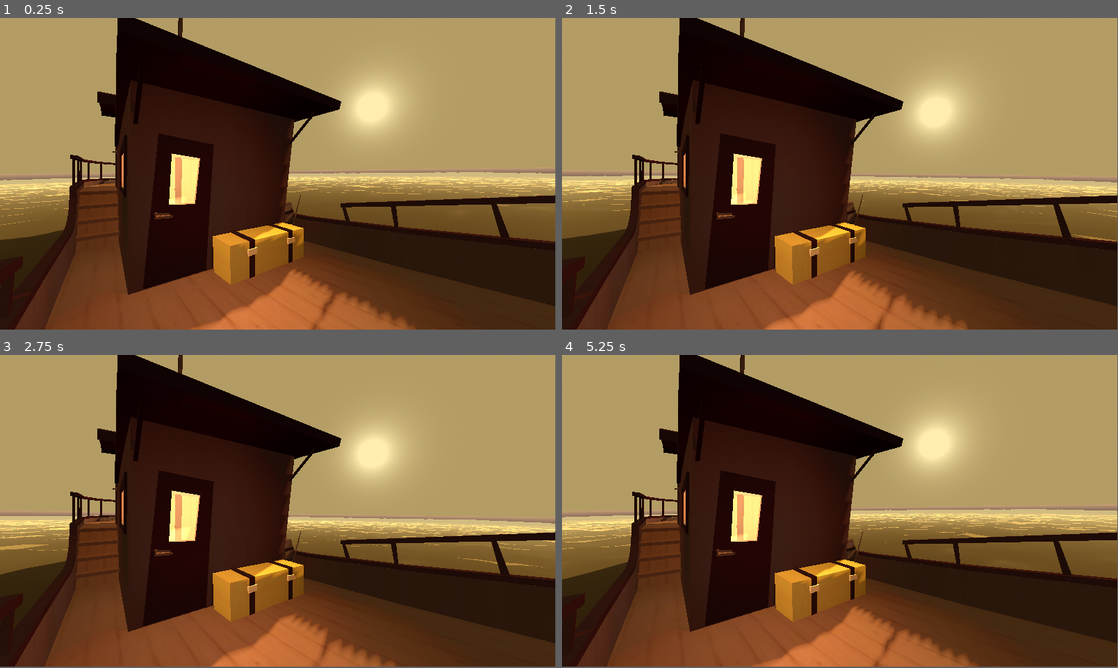
Above: before the commit, frames 1-4 (two rows, left to right).
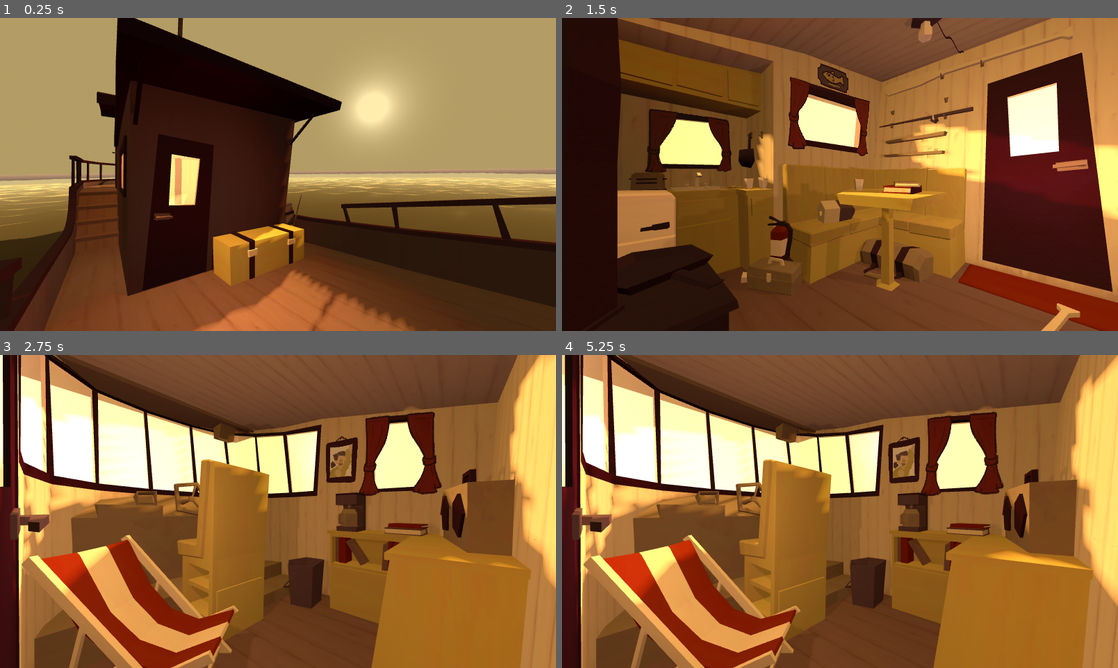
Above: after the commit, the same moments.

Repository: AlexSabetti/Dangling_Pointers_Hidden_Object_Game_
Game: Godot game, scene res://Scenes/Levels/level_1.tscn
Two runs of this game, one before a commit and one after it. Both use one fixed random seed, a clock stepped at 60 frames per second and the inputs below. Before the commit the project has no main scene; this scene is started directly in both runs.
Inputs (mouse positions are in pixels of both pictures, inside the frame that each line leads up to):
- Up to frame 1 (0.25 s): no input
- Up to frame 2 (1.5 s): move the mouse to (962, 158) at 0.52 s; hold 1 (num_1, bound only after the commit) 0.53-1.28 s; click (962, 158) at 0.67 s; tap 2 (num_2, bound only after the commit) at 0.8, 1.35 s; move the mouse to (728, 190) at 1.27 s; click (728, 190) at 1.42 s
- Up to frame 3 (2.75 s): tap 3 (num_3, bound only after the commit) at 1.55 s; move the mouse to (333, 442) at 2.02 s; hold 3 (num_3, bound only after the commit) from 2.03 s (still down); click (333, 442) at 2.17 s; tap 4 (num_4, bound only after the commit) at 2.3 s
- Up to frame 4 (5.25 s): move the mouse to (812, 574) at 2.77 s; release 3 (num_3, bound only after the commit) at 2.78 s; tap 4 (num_4, bound only after the commit) at 2.85 s; click (812, 574) at 2.92 s; tap 1 (num_1, bound only after the commit) at 3.05 s; move the mouse to (1006, 558) at 3.52 s; hold 1 (num_1, bound only after the commit) 3.53-4.28 s; click (1006, 558) at 3.67 s; tap 2 (num_2, bound only after the commit) at 3.8, 4.35 s; move the mouse to (673, 464) at 4.27 s; click (673, 464) at 4.42 s; tap 3 (num_3, bound only after the commit) at 4.55 s; move the mouse to (867, 511) at 5.02 s; hold 3 (num_3, bound only after the commit) from 5.03 s (still down); click (867, 511) at 5.17 s
In our replay, the window is 799x449 before the commit and 800x451 after it. These sizes can differ from the game's own. Grey fills any space a smaller window leaves; there, only what the larger window draws over its background counts as a difference.

The runs differ from the first frame. In frame 1, 4.0% of the frame differs, in the area x 0-100%, y 0-100%; in frame 2, 91%; in frame 3, 93%; in frame 4, 93%.
Error before the commit: Parse Error: Identifier "Global" not declared in the current scope. (res://Scripts/camera_controller.gd:30)

Commit message:
Update project.godot
update

Diff:
--- a/project.godot
+++ b/project.godot
@@ -10,13 +10,60 @@
 
 [application]
 
-config/name="Dangling_Pointers_Hidden_Object_Game"
-config/features=PackedStringArray("4.2", "Forward Plus")
-config/icon="res://icon.svg"
+config/name="HiddenObjectGame1_a1"
+run/main_scene="res://Scenes/Levels/level_1.tscn"
+config/features=PackedStringArray("4.3", "Forward Plus")
+config/icon="res://Resources/Textures/icon.svg"
 
 [autoload]
 
+Global="*res://Scripts/global.gd"
 Bus="*res://Scripts/SignalBus.gd"
+
+[display]
+
+window/size/viewport_width=1148
+window/stretch/aspect="keep_width"
+mouse_cursor/custom_image="res://Resources/Textures/PointerArrow1.png"
+mouse_cursor/custom_image_hotspot=Vector2(20, 8)
+
+[editor]
+
+version_control/plugin_name="GitPlugin"
+version_control/autoload_on_startup=true
+
+[input]
+
+num_1={
+"deadzone": 0.5,
+"events": [Object(InputEventKey,"resource_local_to_scene":false,"resource_name":"","device":-1,"window_id":0,"alt_pressed":false,"shift_pressed":false,"ctrl_pressed":false,"meta_pressed":false,"pressed":false,"keycode":0,"physical_keycode":49,"key_label":0,"unicode":49,"location":0,"echo":false,"script":null)
+]
+}
+num_2={
+"deadzone": 0.5,
+"events": [Object(InputEventKey,"resource_local_to_scene":false,"resource_name":"","device":-1,"window_id":0,"alt_pressed":false,"shift_pressed":false,"ctrl_pressed":false,"meta_pressed":false,"pressed":false,"keycode":0,"physical_keycode":50,"key_label":0,"unicode":50,"location":0,"echo":false,"script":null)
+]
+}
+num_3={
+"deadzone": 0.5,
+"events": [Object(InputEventKey,"resource_local_to_scene":false,"resource_name":"","device":-1,"window_id":0,"alt_pressed":false,"shift_pressed":false,"ctrl_pressed":false,"meta_pressed":false,"pressed":false,"keycode":0,"physical_keycode":51,"key_label":0,"unicode":51,"location":0,"echo":false,"script":null)
+]
+}
+num_4={
+"deadzone": 0.5,
+"events": [Object(InputEventKey,"resource_local_to_scene":false,"resource_name":"","device":-1,"window_id":0,"alt_pressed":false,"shift_pressed":false,"ctrl_pressed":false,"meta_pressed":false,"pressed":false,"keycode":0,"physical_keycode":52,"key_label":0,"unicode":52,"location":0,"echo":false,"script":null)
+]
+}
+num_5={
+"deadzone": 0.5,
+"events": [Object(InputEventKey,"resource_local_to_scene":false,"resource_name":"","device":-1,"window_id":0,"alt_pressed":false,"shift_pressed":false,"ctrl_pressed":false,"meta_pressed":false,"pressed":false,"keycode":0,"physical_keycode":53,"key_label":0,"unicode":53,"location":0,"echo":false,"script":null)
+]
+}
+
+[rendering]
+
+anti_aliasing/quality/msaa_2d=1
+anti_aliasing/quality/msaa_3d=1
 
 [dotnet]
 
